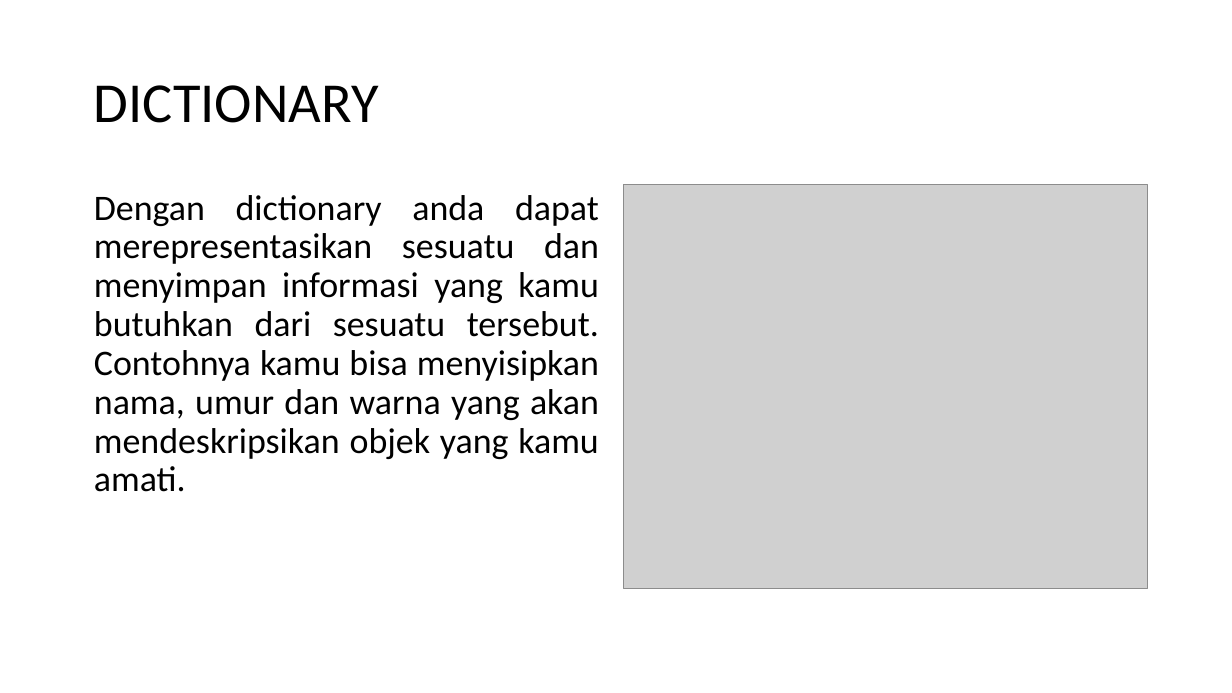
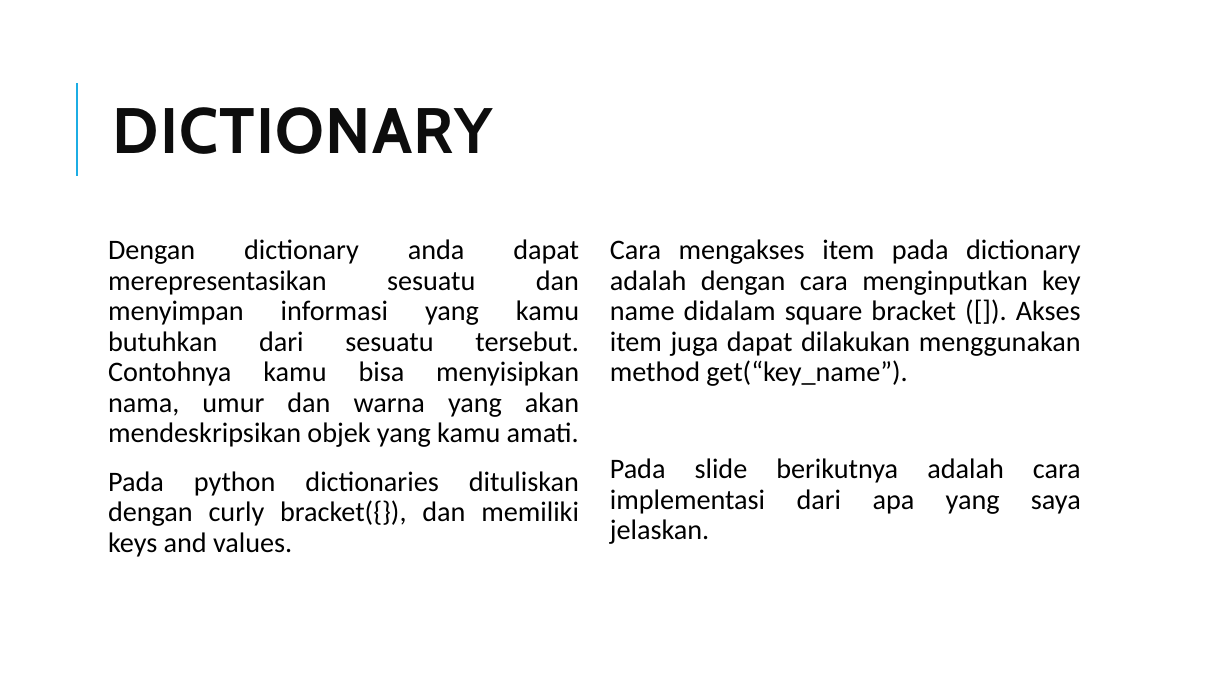
Before and after one commit to gunturadil/Deep-Learning_Guntur-Adil, a slide deck: slide 21 of Bahan ppt_Deep Learnin (dasar python)_Guntur Adil A.pptx (slide 20 before the commit). Drawn at 1232x693 pixels with LibreOffice and Linux fonts; fonts in the diff are those of the drawing; grey boxes stand for pictures. Boxes give left, top, right and bottom in pixels: in the first picture for what was removed or moved away, otherwise in the second. Text is boxed around its words. In the diff, an @@ line names an element or a change of style, - is before the commit and + after.

Commit message:
Last Update(Final)

```diff
--- a/Bahan ppt_Deep Learnin (dasar python)_Guntur Adil A.pptx
+++ b/Bahan ppt_Deep Learnin (dasar python)_Guntur Adil A.pptx
@@ title "DICTIONARY": place and size @@
-title "DICTIONARY" at (94,85,379,123)
+title "DICTIONARY" at (113,107,493,154)
@@ title "DICTIONARY" at (113,107,493,154): size 44 to 50 pt, font Calibri to Cabin, text colour #000000 to #0D0D0D, letter spacing 0 to 1 pt, bold on; line spacing 0.9 to 0.8 @@
@@ line added from (77, 176) to (77, 83), #1CADE4 1.5 pt @@
@@ picture removed at (624,185,1148,590) @@
@@ text "Dengan dictionary anda dapat merepresentasikan ...": place and size @@
-text "Dengan dictionary anda dapat merepresentasikan ..." at (94,195,599,492)
+text "Dengan dictionary anda dapat merepresentasikan ..." at (108,239,579,557)
@@ text at (108,239,579,447): size 28 to 22 pt in "Dengan dictionary anda dapat merepresentasikan sesuatu dan ..."; more space between paragraphs @@
@@ text added at (610,239,1081,544), 22 pt, text #000000 @@
+Cara mengakses item pada dictionary adalah dengan cara menginputkan key name didalam square bracket ([]). Akses item juga dapat dilakukan menggunakan method get(“key_name”).
+Pada slide berikutnya adalah cara implementasi dari apa yang saya jelaskan.
@@ text at (108,471,579,557): paragraph added @@
+Pada python dictionaries dituliskan dengan curly bracket({}), dan memiliki keys and values.
```
Also in this commit, not shown: 18 other slides changed, 9 slides added, 4 slides removed.
